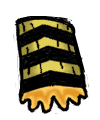
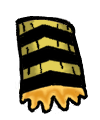
Before/after of a 100 × 120 layered artwork. What changed in the layer stack:
painted on "swap_body-7.png copy" over 13, 16, 93, 114
painted on "Layer #1" over 17, 17, 83, 112
